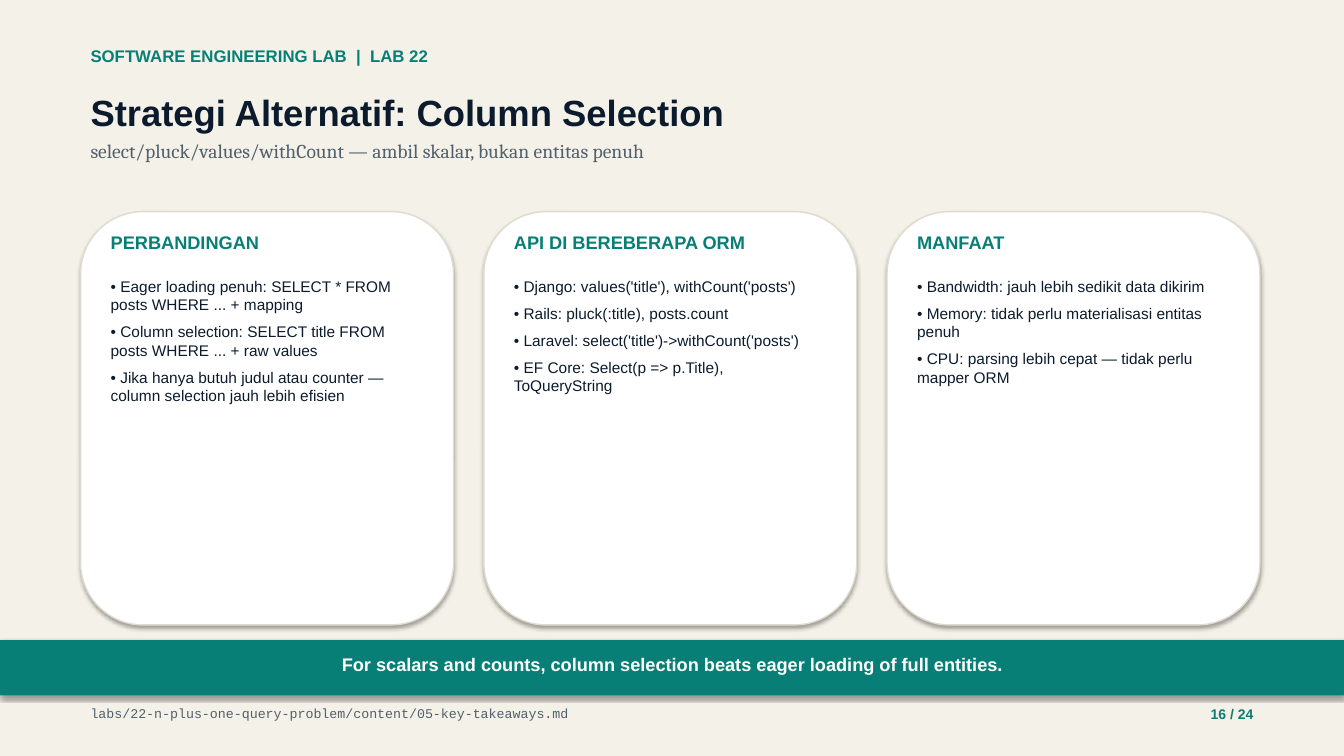
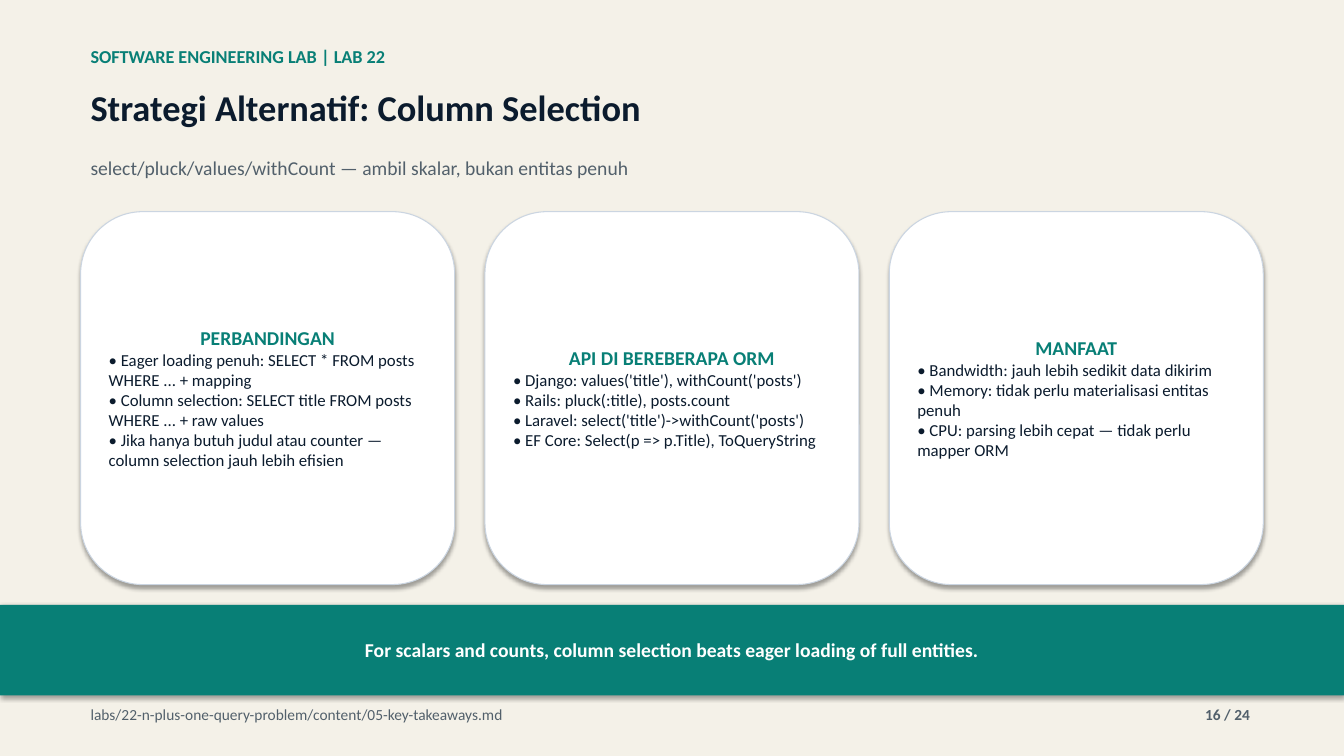
Before and after one commit to lukman-ss/software-engineering-lab, a slide deck: slide 16 of labs/22-n-plus-one-query-problem/result/linkedin/lab-22-n-plus-one-query-problem-carousel.pptx. Drawn at 1344x756 pixels with LibreOffice and Linux fonts; fonts in the diff are those of the drawing. Boxes give left, top, right and bottom in pixels: in the first picture for what was removed or moved away, otherwise in the second. Text is boxed around its words. In the diff, an @@ line names an element or a change of style, - is before the commit and + after.

Commit message:
feat(22-n-plus-one-query-problem): save and integrate content_def.py publication builder

```diff
--- a/labs/22-n-plus-one-query-problem/result/linkedin/lab-22-n-plus-one-query-problem-carousel.pptx
+++ b/labs/22-n-plus-one-query-problem/result/linkedin/lab-22-n-plus-one-query-problem-carousel.pptx
@@ text "SOFTWARE ENGINEERING LAB | LAB ..." at bbox=[91, 51, 385, 63]: size 12 to 13 pt, font Arial to Calibri @@
@@ text "Strategi Alternatif: Column Selection" at bbox=[91, 95, 640, 127]: font Arial to Calibri @@
@@ text at bbox=[91, 144, 644, 162]: paragraph removed @@
-select/pluck/values/withCount — ambil skalar, bukan entitas penuh
@@ text added at bbox=[91, 161, 628, 178], 14 pt, text #52606B @@
+select/pluck/values/withCount — ambil skalar, bukan entitas penuh
@@ rounded rectangle "PERBANDINGAN": place and size @@
-rounded rectangle "PERBANDINGAN" at bbox=[111, 281, 391, 404]
+rounded rectangle "PERBANDINGAN" at bbox=[81, 212, 455, 585]
@@ rounded rectangle removed at bbox=[81, 212, 454, 625] @@
@@ text removed at bbox=[111, 236, 259, 249] @@
-PERBANDINGAN
@@ rounded rectangle removed at bbox=[484, 212, 857, 625] @@
@@ vertical alignment top to middle; fill none to #FFFFFF; outline none to #CBD5E1 0.75 pt; shadow on in 3 elements at bbox=[81, 212, 455, 585], bbox=[889, 212, 1263, 585], bbox=[485, 212, 859, 585] @@
@@ rounded rectangle "API DI BEREBERAPA ORM": place and size @@
-rounded rectangle "API DI BEREBERAPA ORM" at bbox=[514, 281, 799, 394]
+rounded rectangle "API DI BEREBERAPA ORM" at bbox=[485, 212, 859, 585]
@@ text removed at bbox=[514, 236, 745, 249] @@
-API DI BEREBERAPA ORM
@@ rounded rectangle removed at bbox=[887, 212, 1260, 625] @@
@@ rounded rectangle "MANFAAT": place and size @@
-rounded rectangle "MANFAAT" at bbox=[917, 281, 1205, 386]
+rounded rectangle "MANFAAT" at bbox=[889, 212, 1263, 585]
@@ text removed at bbox=[917, 236, 1004, 249] @@
-MANFAAT
@@ text in rounded rectangle at bbox=[109, 354, 414, 469]: size 11 to 12 pt, font Arial to Calibri; less space between paragraphs @@
@@ text in rounded rectangle at bbox=[200, 332, 335, 345]: paragraph added @@
+PERBANDINGAN
@@ text in rounded rectangle at bbox=[569, 352, 774, 365]: paragraph added @@
+API DI BEREBERAPA ORM
@@ text in rounded rectangle at bbox=[1035, 342, 1117, 355]: paragraph added @@
+MANFAAT
@@ text in rounded rectangle at bbox=[525, 374, 816, 449]: size 11 to 12 pt, font Arial to Calibri in "• Django: values('title'), withCount('posts')", "• Rails: pluck(:title), posts.count", "• Laravel: select('title')->withCount('posts')", "• EF Core: Select(p => p.Title), ToQueryString"; less space between paragraphs @@
@@ text in rounded rectangle at bbox=[917, 364, 1212, 459]: size 11 to 12 pt, font Arial to Calibri; less space between paragraphs @@
@@ rectangle "For scalars and counts, column ...": place and size @@
-rectangle "For scalars and counts, column ..." at bbox=[342, 657, 1003, 675]
+rectangle "For scalars and counts, column ..." at bbox=[0, 605, 1344, 696]
@@ rectangle "For scalars and counts, column ..." at bbox=[0, 605, 1344, 696]: size 13 to 14 pt, font Arial to Calibri; vertical alignment top to middle; fill none to #087F76; shadow on @@
@@ rectangle removed at bbox=[0, 640, 1344, 696] @@
@@ text "labs/22-n-plus-one-query-problem/content/05-key-takeaways.md" at bbox=[91, 709, 503, 723]: size 9.5 to 11 pt, font Courier New to Calibri @@
@@ text "16 / 24" at bbox=[1205, 709, 1250, 720]: size 10 to 11 pt, font Arial to Calibri, text colour #087F76 to #52606B @@
```
Also in this commit, not shown: 23 other slides changed, 4 other files.
